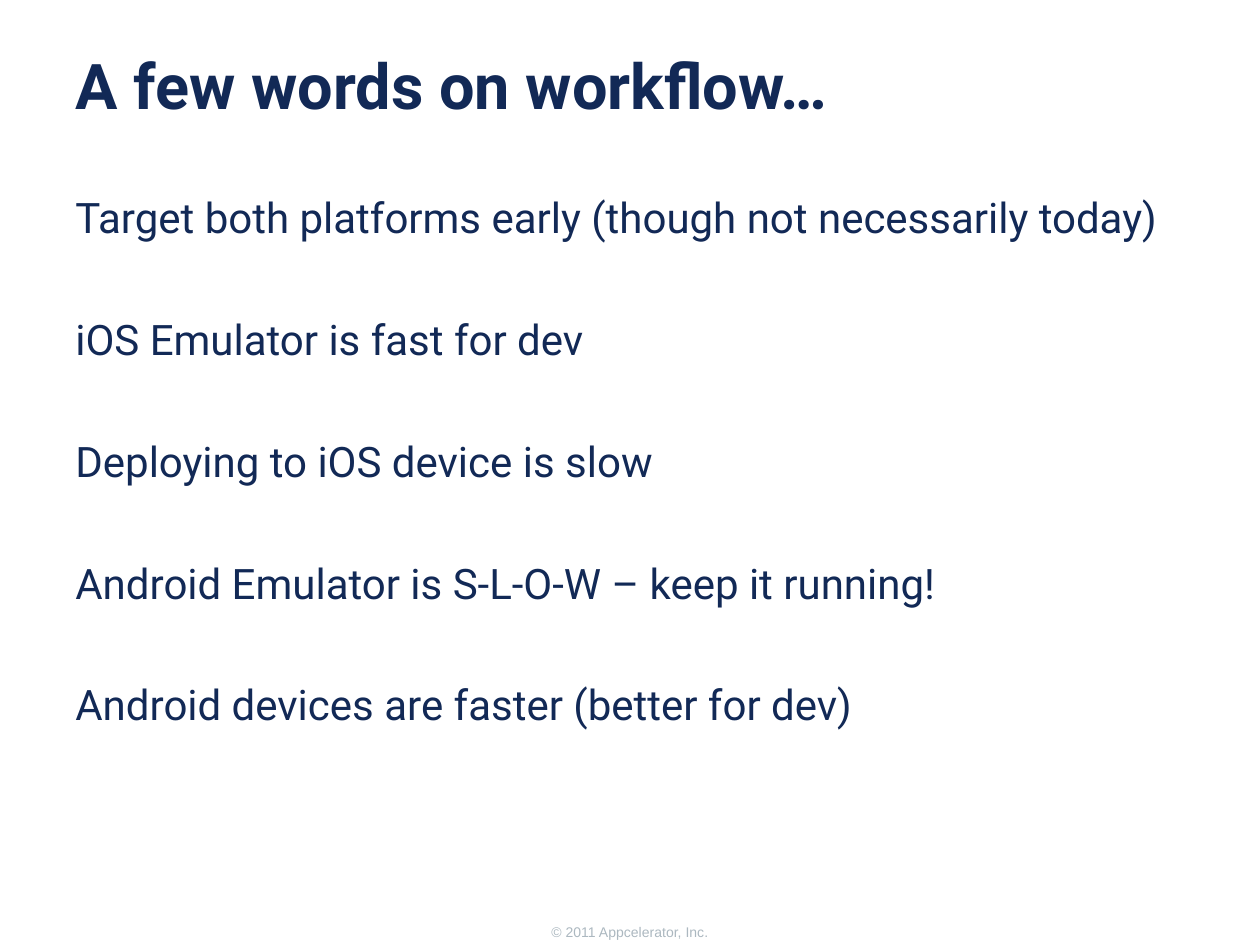
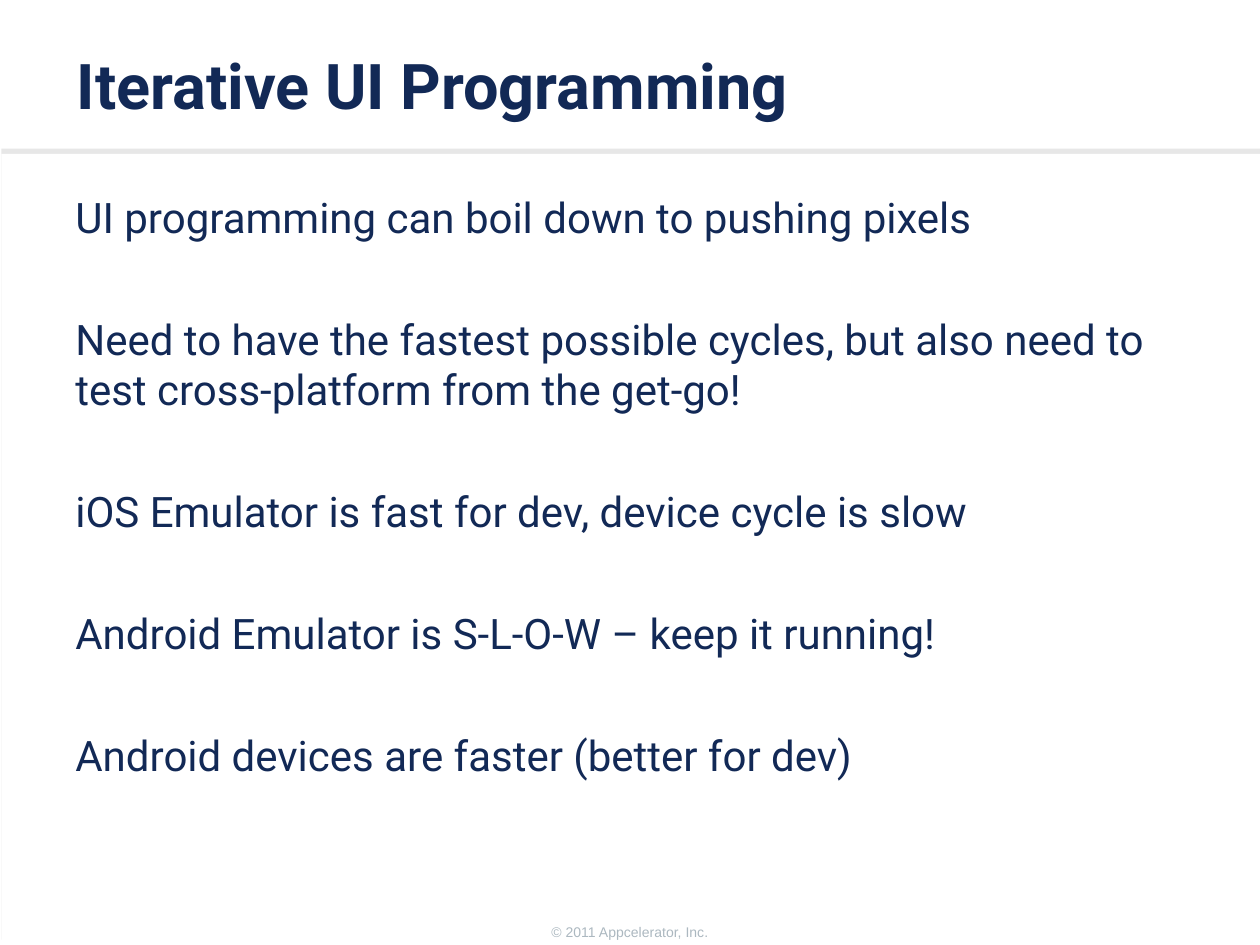
Before and after one commit to appcelerator-training-archive/tcad_certification, a slide deck: slide 14 of 220/220.ppt (slide 16 before the commit). Drawn at 1260x945 pixels with LibreOffice and Linux fonts; fonts in the diff are those of the drawing; background and template pictures are left out. Boxes give left, top, right and bottom in pixels: in the first picture for what was removed or moved away, otherwise in the second. Text is boxed around its words. In the diff, an @@ line names an element or a change of style, - is before the commit and + after.

```diff
--- a/220/220.ppt
+++ b/220/220.ppt
@@ title at box(77, 62, 788, 122): text changed @@
-A few words on workflow…
+Iterative UI Programming
@@ rectangle added at box(1, 154, 1260, 945), fill #FFFFFF @@
@@ text at box(75, 201, 1143, 536): text changed @@
-Target both platforms early (though not necessarily today)
-iOS Emulator is fast for dev
-Deploying to iOS device is slow
+UI programming can boil down to pushing pixels
+Need to have the fastest possible cycles, but also need to test cross-platform from the get-go!
+iOS Emulator is fast for dev, device cycle is slow
```
Also in this commit, not shown: 8 other slides changed, 9 slides added, 12 slides removed, 16 other files.
